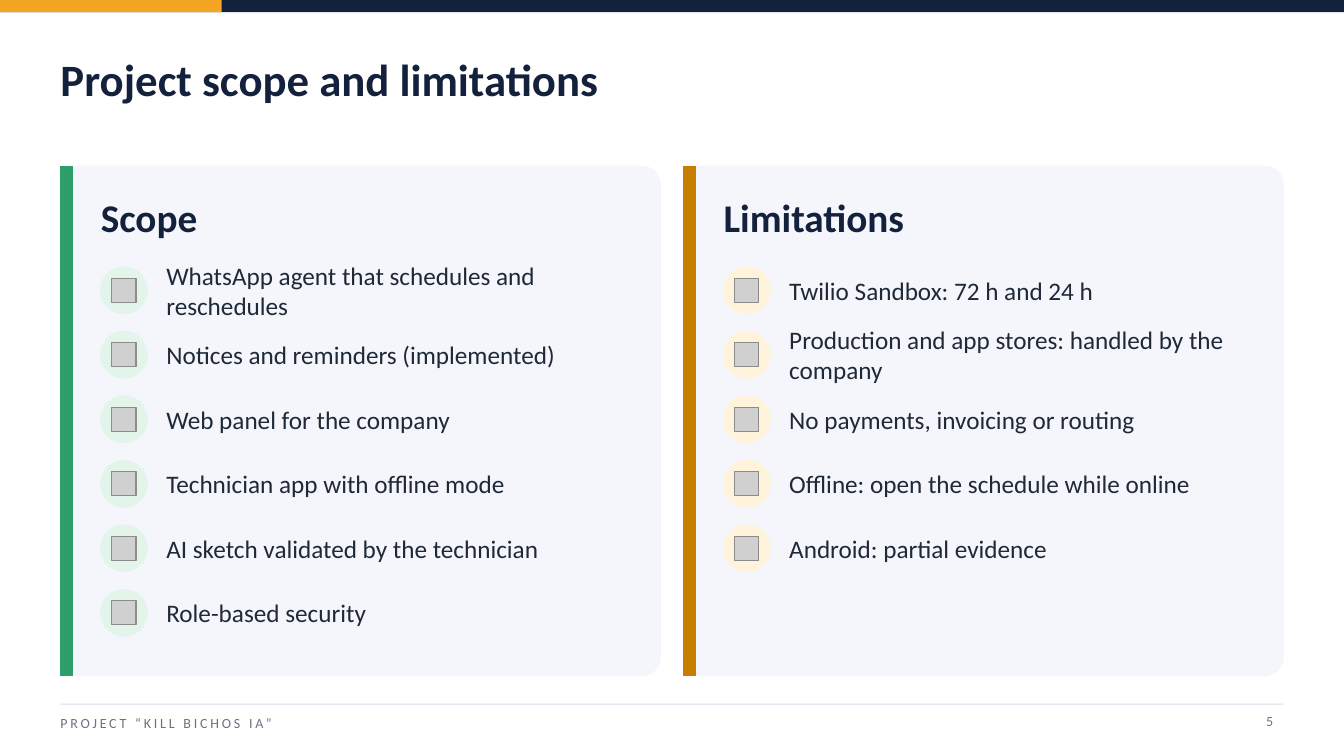
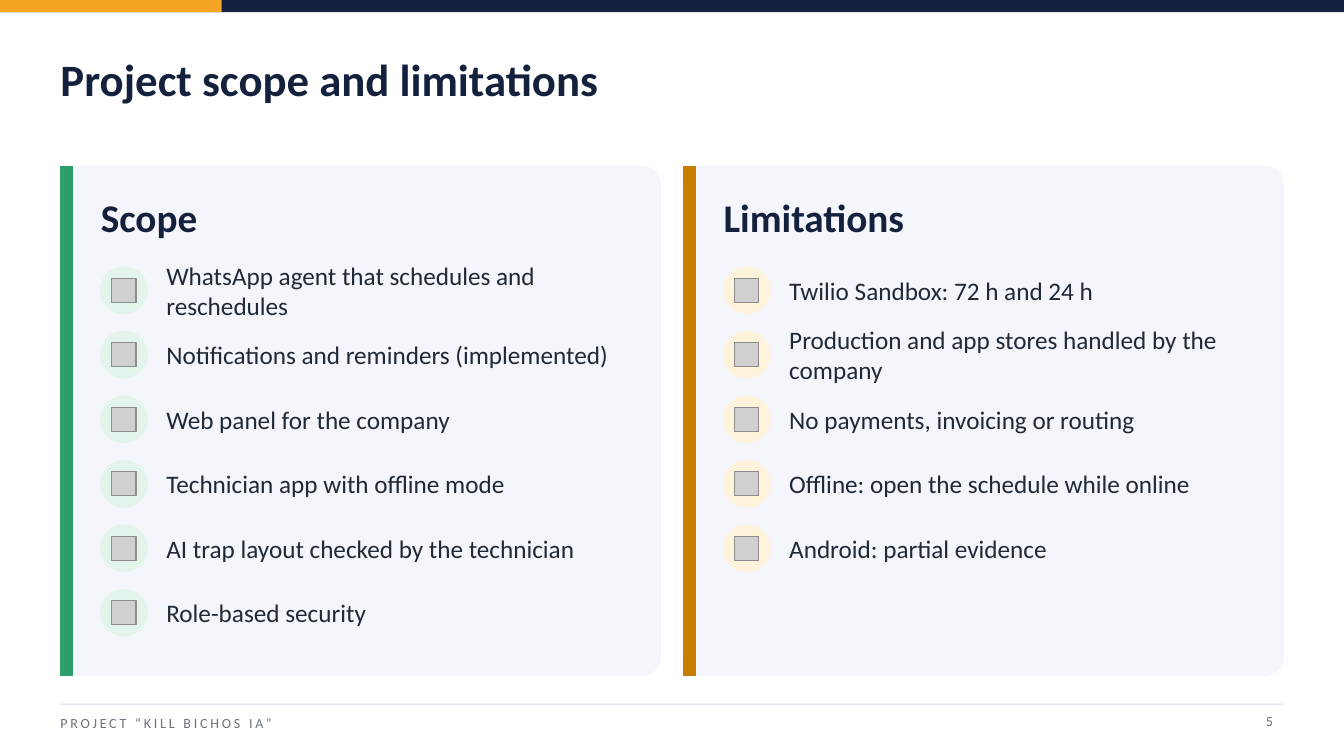
Before and after one commit to j4vierlb/PROYECTO-TESIS-, a slide deck: slide 5 of Fase 3/Evidencias Grupales/Presentación Final del proyecto (Inglés).pptx. Drawn at 1344x756 pixels with LibreOffice and Linux fonts; fonts in the diff are those of the drawing; grey boxes stand for pictures; background and template pictures are left out. Boxes give left, top, right and bottom in pixels: in the first picture for what was removed or moved away, otherwise in the second. Text is boxed around its words. In the diff, an @@ line names an element or a change of style, - is before the commit and + after.

```diff
--- a/Fase 3/Evidencias Grupales/Presentación Final del proyecto (Inglés).pptx
+++ b/Fase 3/Evidencias Grupales/Presentación Final del proyecto (Inglés).pptx
@@ text at [166, 345, 607, 368]: text changed @@
-Notices and reminders (implemented)
+Notifications and reminders (implemented)
@@ text at [789, 331, 1216, 383]: text changed @@
-Production and app stores: handled by the company
+Production and app stores handled by the company
@@ text at [166, 540, 574, 562]: text changed @@
-AI sketch validated by the technician
+AI trap layout checked by the technician
```
Also in this commit, not shown: 17 other slides changed, 3 other files.
